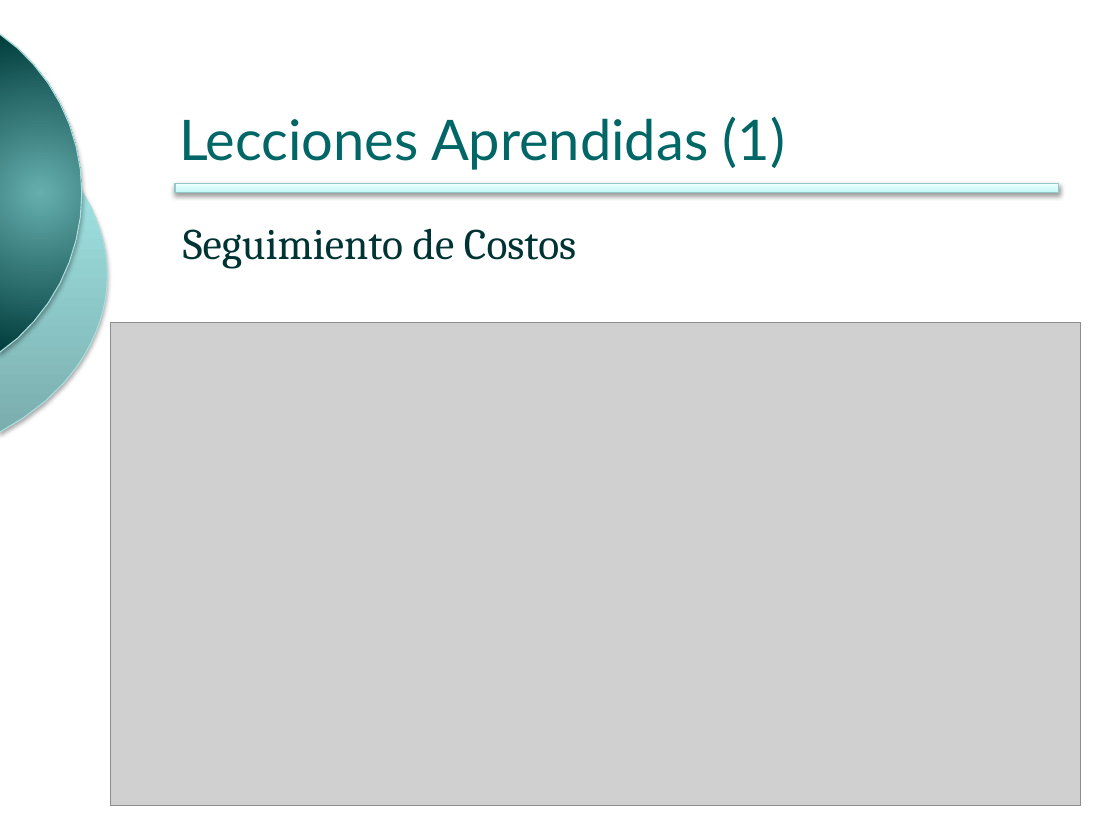
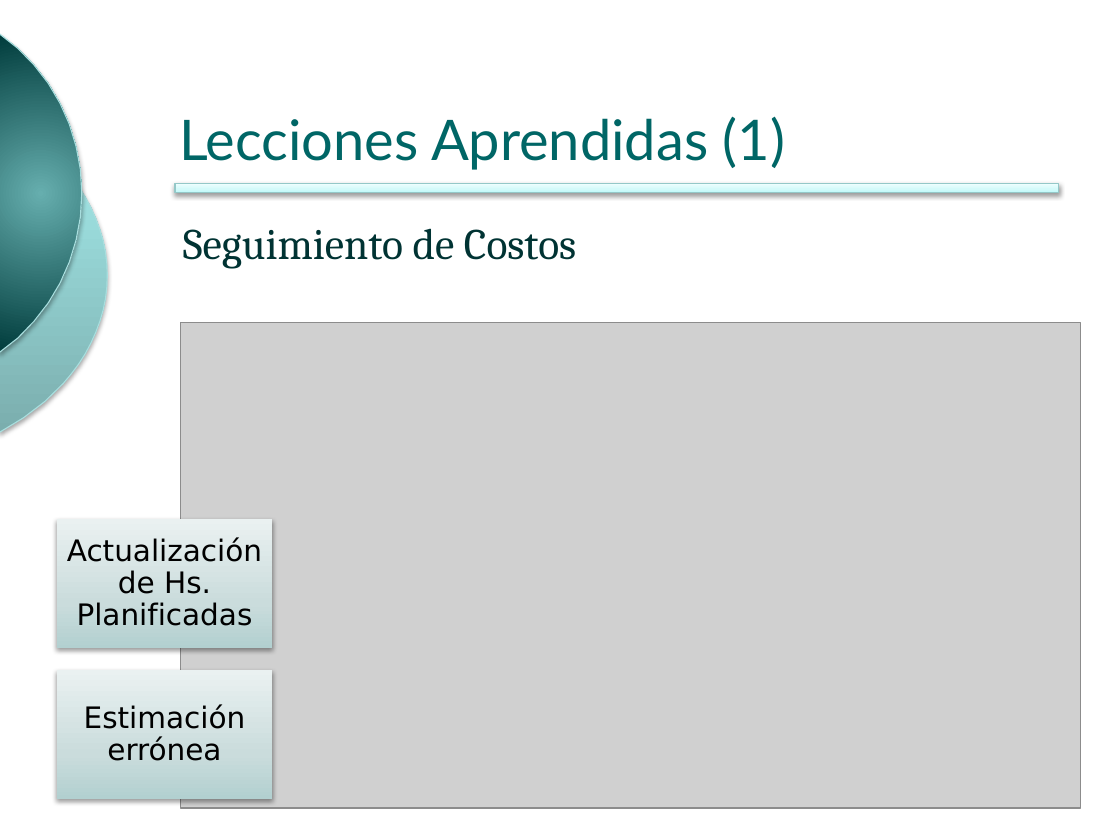
Before and after one commit to ingevy/taller-desarrollo-proyectos-ii-2do-2010, a slide deck: slide 12 of presentations/presentacionFinal.pptx (slide 15 before the commit). Drawn at 1120x840 pixels with LibreOffice and Linux fonts; fonts in the diff are those of the drawing; grey boxes stand for pictures; background and template pictures are left out. Boxes give left, top, right and bottom in pixels: in the first picture for what was removed or moved away, otherwise in the second. Text is boxed around its words. In the diff, an @@ line names an element or a change of style, - is before the commit and + after.

```diff
--- a/presentations/presentacionFinal.pptx
+++ b/presentations/presentacionFinal.pptx
@@ picture: place and size @@
-picture at bbox=[110, 323, 1081, 805]
+picture at bbox=[180, 323, 1081, 808]
@@ group added at bbox=[57, 519, 272, 799]: 2 rectangles, 2 texts @@
+Actualización de Hs. Planificadas
+Estimación errónea
```
Also in this commit, not shown: 6 other slides changed, 4 slides removed, 3 other files.
